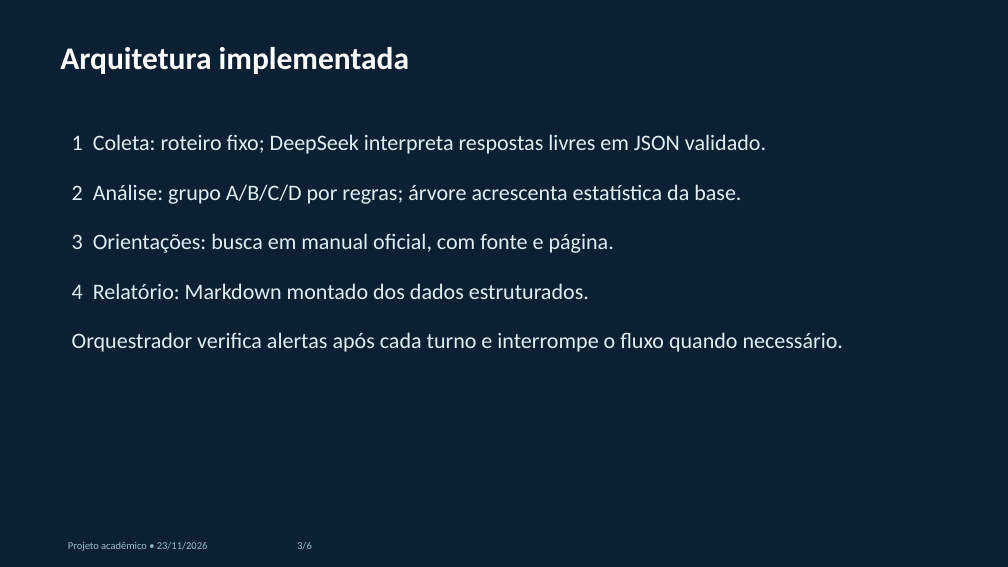
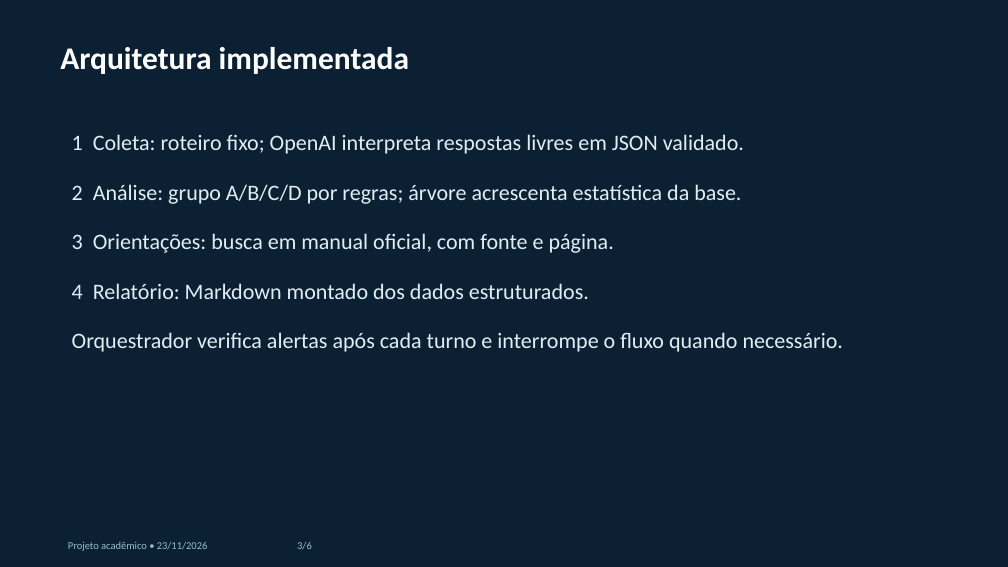
Before and after one commit to raphaobdd/topicos, a slide deck: slide 3 of apresentacao/sistema_dengue_atualizado.pptx. Drawn at 1008x567 pixels with LibreOffice and Linux fonts; fonts in the diff are those of the drawing. Boxes give left, top, right and bottom in pixels: in the first picture for what was removed or moved away, otherwise in the second. Text is boxed around its words. In the diff, an @@ line names an element or a change of style, - is before the commit and + after.

```diff
--- a/apresentacao/sistema_dengue_atualizado.pptx
+++ b/apresentacao/sistema_dengue_atualizado.pptx
@@ text at (72, 134, 744, 154): text changed @@
-1 Coleta: roteiro fixo; DeepSeek interpreta respostas livres em JSON validado.
+1 Coleta: roteiro fixo; OpenAI interpreta respostas livres em JSON validado.
```
Also in this commit, not shown: 1 other slide changed, 27 other files.
